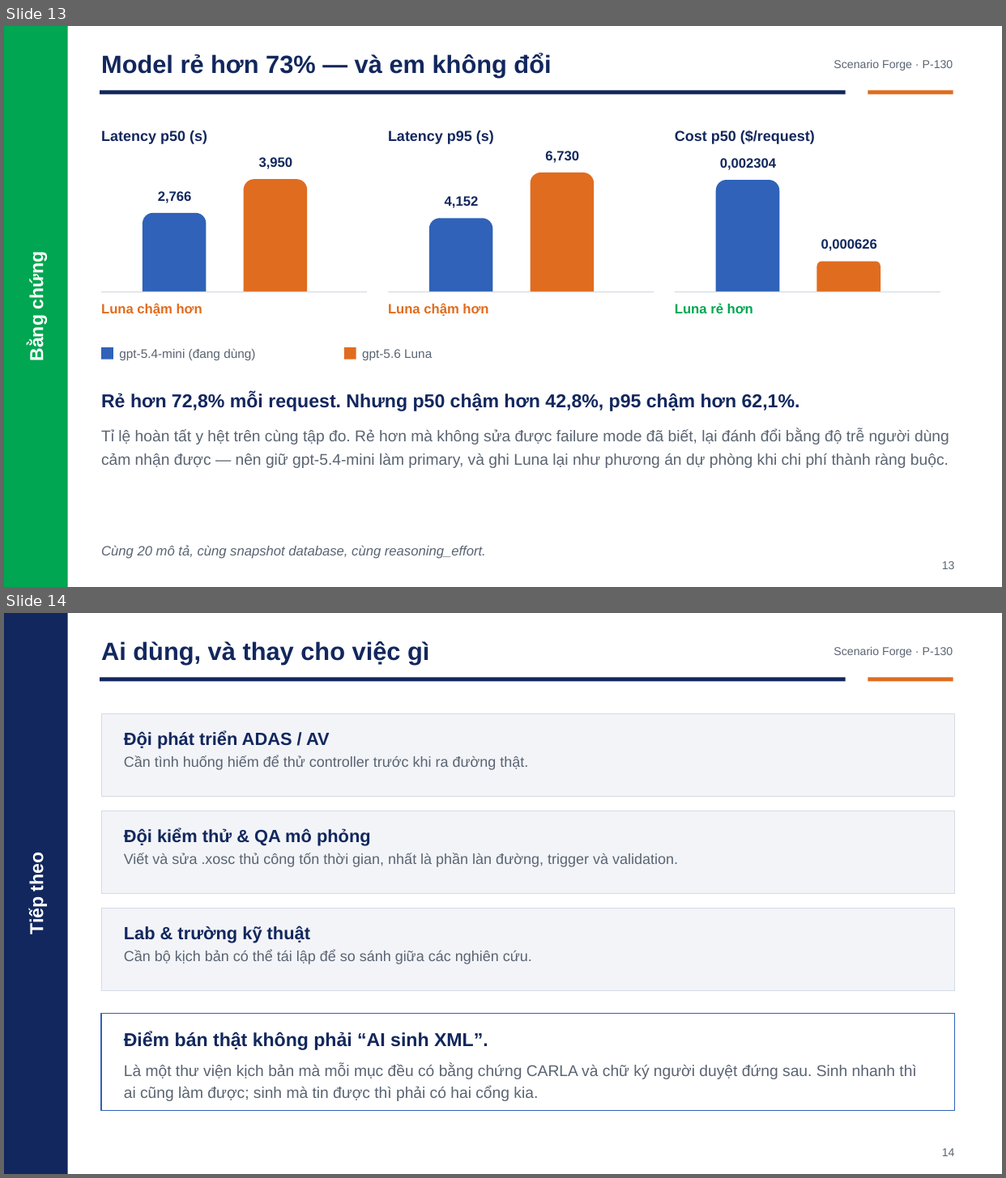
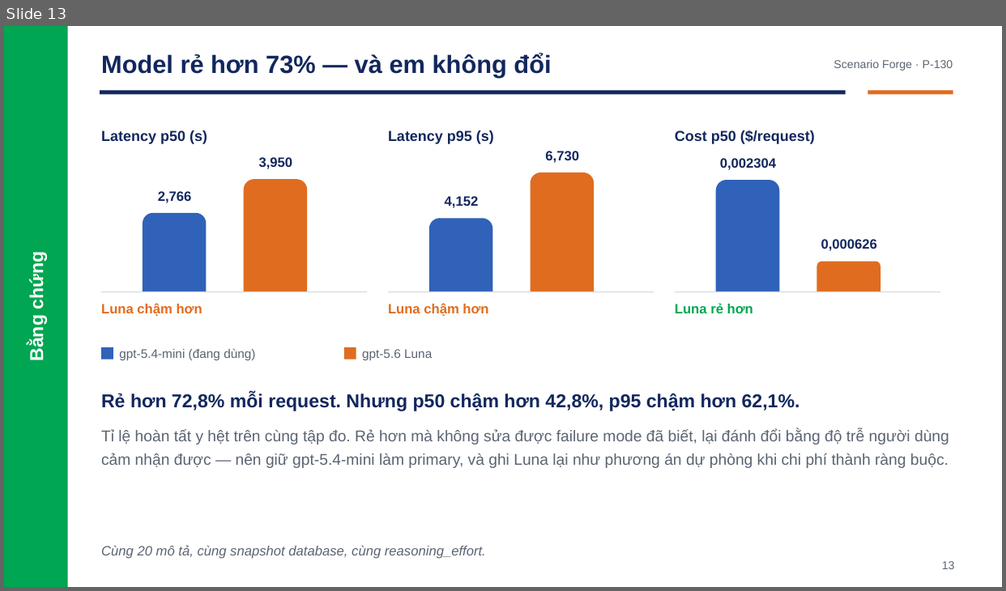
Before and after one commit to Menakanchi/nextjs-boilerplate, a slide deck: presentation/pitch_deck.pptx. Shown one above the other, each under a label of ours: slides 13 and 14 before the commit, slide 13 after it. The pictures are 1006x1178 and 1006x591 pixels, drawn with LibreOffice and Linux fonts; fonts in the diff are those of the drawing. Boxes give left, top, right and bottom in pixels: in the first picture for what was removed or moved away, otherwise in the second. Text is boxed around its words. In the diff, an @@ line names an element or a change of style, - is before the commit and + after.

Commit message:
docs: bỏ slide 'Ai dùng, và thay cho việc gì'
Deck còn 14 slide. README cập nhật theo.

```diff
--- a/presentation/pitch_deck.pptx
+++ b/presentation/pitch_deck.pptx
@@ slide 14 removed at bbox=[4, 613, 1002, 1174], background #FFFFFF @@
@@ rectangle removed at bbox=[4, 613, 68, 1174] @@
@@ text removed at bbox=[101, 641, 429, 665] @@
-Ai dùng, và thay cho việc gì
@@ text removed at bbox=[833, 647, 953, 658] @@
-Scenario Forge · P-130
@@ rectangle removed at bbox=[100, 677, 846, 682] @@
@@ rectangle removed at bbox=[868, 677, 953, 682] @@
@@ rectangle removed at bbox=[101, 714, 955, 796] @@
@@ text removed at bbox=[124, 730, 528, 770] @@
-Đội phát triển ADAS / AV
-Cần tình huống hiếm để thử controller trước khi ra đường thật.
@@ rectangle removed at bbox=[101, 811, 955, 894] @@
@@ text removed at bbox=[124, 828, 678, 867] @@
-Đội kiểm thử & QA mô phỏng
-Viết và sửa .xosc thủ công tốn thời gian, nhất là phần làn đường, trigger và validation.
@@ text removed at bbox=[27, 855, 48, 935] @@
-Tiếp theo
@@ rectangle removed at bbox=[101, 909, 955, 991] @@
@@ text removed at bbox=[124, 926, 532, 965] @@
-Lab & trường kỹ thuật
-Cần bộ kịch bản có thể tái lập để so sánh giữa các nghiên cứu.
@@ rectangle removed at bbox=[101, 1013, 955, 1111] @@
@@ text removed at bbox=[124, 1032, 916, 1101] @@
-Điểm bán thật không phải “AI sinh XML”.
-Là một thư viện kịch bản mà mỗi mục đều có bằng chứng CARLA và chữ ký người duyệt đứng sau. Sinh nhanh thì ai cũng làm được; sinh mà tin được thì phải có hai cổng kia.
@@ text removed at bbox=[942, 1148, 955, 1157] @@
-14
```
Also in this commit, not shown: 1 slide changed, 2 other files.
